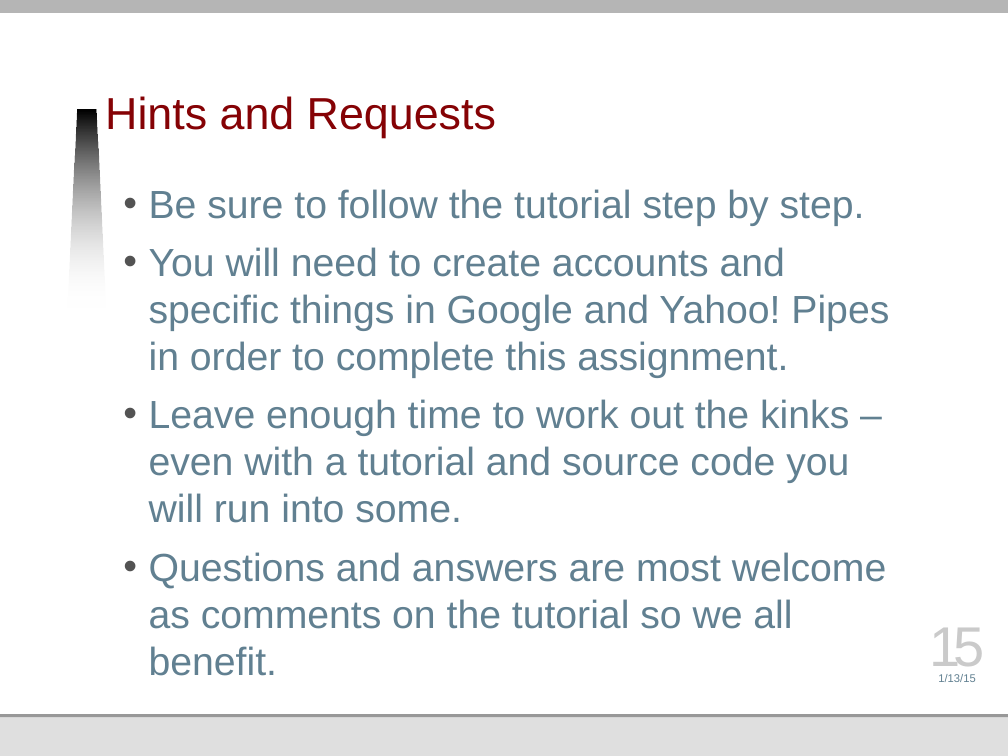
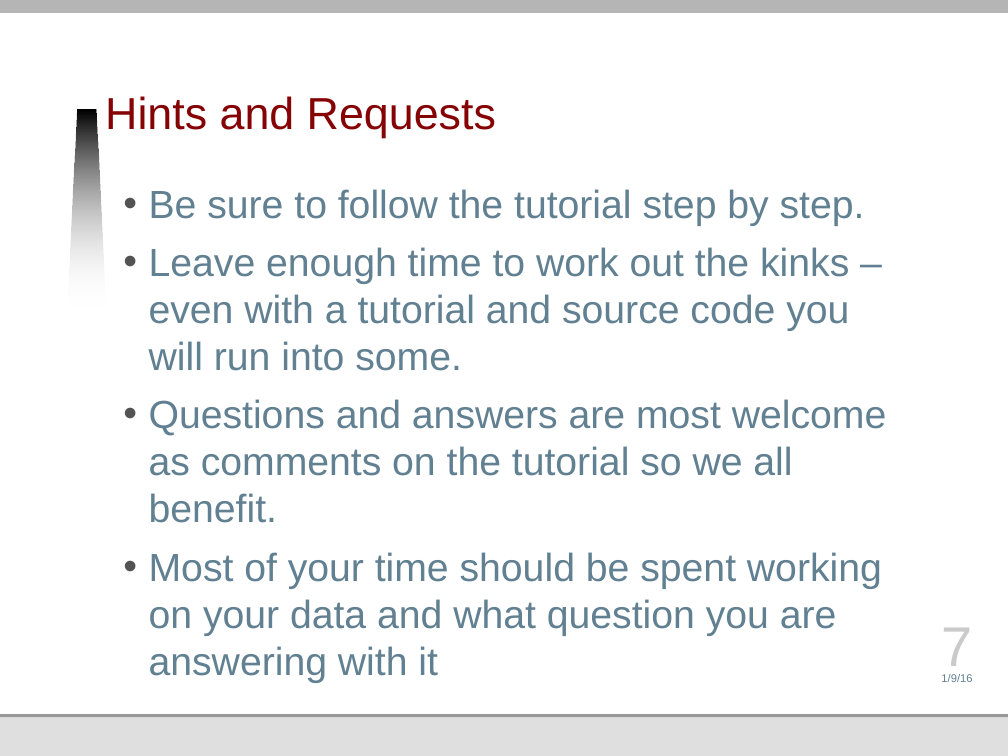
Before and after one commit to jmankoff/data, a slide deck: slide 7 of Lectures/Byte1.pptx (slide 15 before the commit). Drawn at 1008x756 pixels with LibreOffice and Linux fonts; fonts in the diff are those of the drawing; background and template pictures are left out. Boxes give left, top, right and bottom in pixels: in the first picture for what was removed or moved away, otherwise in the second. Text is boxed around its words. In the diff, an @@ line names an element or a change of style, - is before the commit and + after.

```diff
--- a/Lectures/Byte1.pptx
+++ b/Lectures/Byte1.pptx
@@ text at bbox=[149, 247, 889, 378]: paragraph removed @@
-• You will need to create accounts and specific things in Google and Yahoo! Pipes in order to complete this assignment.
@@ text at bbox=[149, 552, 882, 683]: paragraph added @@
+• Most of your time should be spent working on your data and what question you are answering with it
@@ page number at bbox=[942, 628, 973, 676]: text changed @@
-15
+7
@@ text at bbox=[941, 674, 972, 682]: text changed @@
-1/13/15
+1/9/16
```
Also in this commit, not shown: 4 other slides changed, 2 slides added, 10 slides removed.
